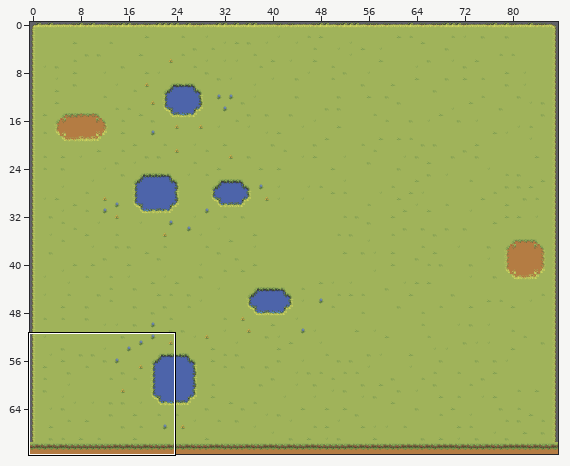
Level history. Tiled map (JSON): src/assets/tilemaps/generated/1-8.tmj. The first picture is a wide view before the edit; the outline marks the close-up.
Close-up. Before:
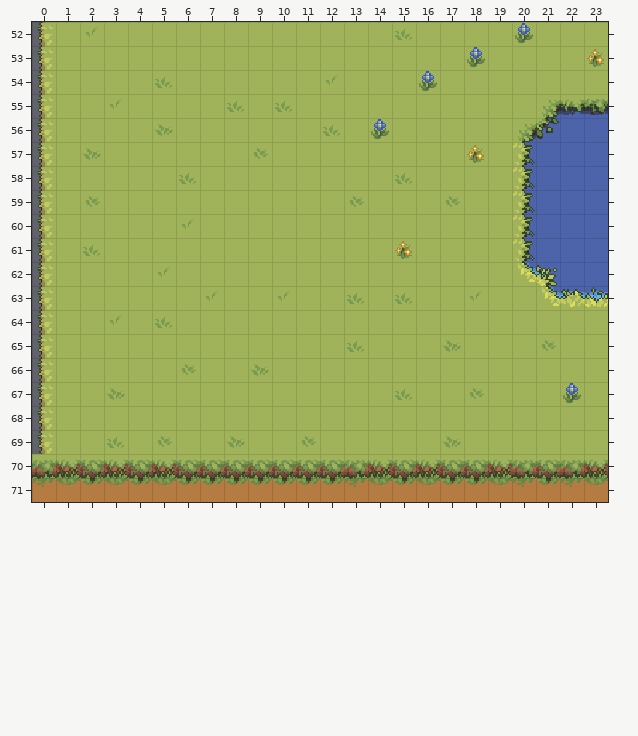
Cells are 16x16 px. Shown: x 0..23, y 52..71. The commit also changed other parts of the map, which this record leaves out.
Now the later version:
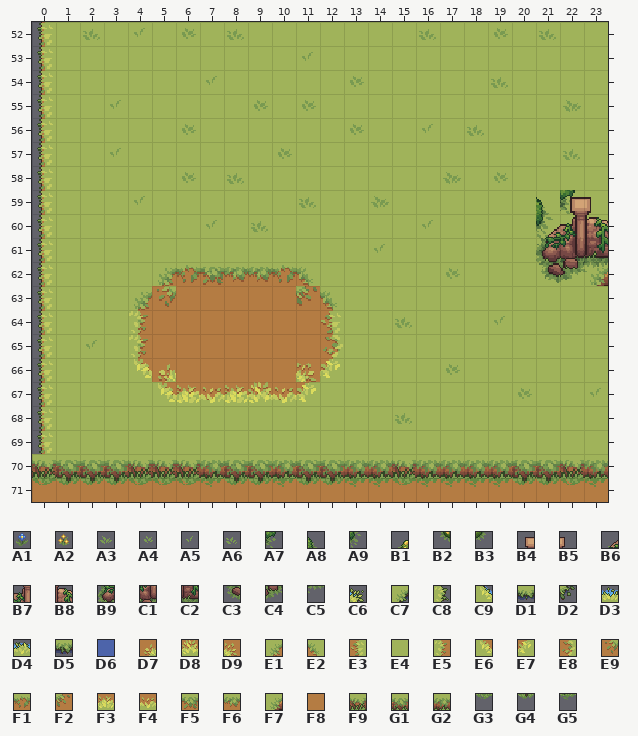
Key: from "Details": A1 120, A2 128, A3 156, A4 157, A5 160, A6 161; from "Trees_rocks": A7 121, A8 136, A9 152, B1 171, B2 187, B3 188, B4 438, B5 439, B6 453, B7 454, B8 455, B9 469, C1 470, C2 471, C3 485, C4 486, C5 487; from "Water_coasts": C6 43, C7 44, C8 82, C9 83, D1 120, D2 121, D3 158, D4 159, D5 198; from "Water_detilazation": D6 0; from "ground_grasss": D7 1, D8 2, D9 3, E1 4, E2 5, E3 54, E4 55, E5 56, E6 57, E7 58, E8 59, E9 107, F1 108, F2 109, F3 160, F4 161, F5 213, F6 214, F7 387, F8 433, F9 557, G1 558, G2 559, G3 610, G4 611, G5 612.
__ is an empty cell, ## one hidden under a higher layer.
Tiles replaced or removed in this view: A1, A2, A3, A4, A5, A6, C6, C7, C8, C9, D1, D2, D3, D4, D5, D6, E4, F9, G1, G2, G3, G4, G5.
Tiles of an added or newly shown layer are drawn over the layers below it.
Diff:
Changed rows in their new state; .. is an unchanged cell.
Layer "Base":
first column x 4:
55 .. .. .. .. .. .. .. .. .. .. .. .. .. .. .. .. .. E4 E4 E4
56 .. .. .. .. .. .. .. .. .. .. .. .. .. .. .. .. E4 E4 E4 E4
57 .. .. .. .. .. .. .. .. .. .. .. .. .. .. .. .. E4 E4 E4 E4
58 .. .. .. .. .. .. .. .. .. .. .. .. .. .. .. .. E4 E4 E4 E4
59 .. .. .. .. .. .. .. .. .. .. .. .. .. .. .. .. E4 E4 E4 ##
60 .. .. .. .. .. .. .. .. .. .. .. .. .. .. .. .. E4 E4 ## ##
61 .. .. .. .. .. .. .. .. .. .. .. .. .. .. .. .. E4 E4 ## ##
62 .. E1 F1 F5 F6 F6 F1 E2 .. .. .. .. .. .. .. .. E4 E4 E4 ##
63 E1 E9 F8 F8 F8 F8 F8 F2 E2 .. .. .. .. .. .. .. .. E4 E4 E4
64 E5 F8 F8 F8 F8 F8 F8 F8 E3 .. .. .. .. .. .. .. .. .. .. ..
65 E5 F8 F8 F8 F8 F8 F8 F8 E8 .. .. .. .. .. .. .. .. .. .. ..
66 E6 D7 F8 F8 F8 F8 F8 D9 E7 .. .. .. .. .. .. .. .. .. .. ..
67 .. E6 F3 F4 F3 D8 F4 E7 .. .. .. .. .. .. .. .. .. .. .. ..
Layer "Agua":
first column x 0:
52 .. .. A6 .. A5 .. A4 .. A6 .. .. .. .. .. .. __ A6 .. .. A4 __ A6 .. ..
53 .. .. .. .. .. .. .. .. .. .. .. A5 .. .. .. .. .. .. __ .. .. .. .. __
54 .. .. .. .. .. __ .. A5 .. .. .. .. __ A4 .. .. __ .. .. A6 .. .. .. ..
55 .. .. .. .. .. .. .. .. __ A4 __ A4 .. .. .. .. .. .. .. .. .. __ A3 __
56 .. .. .. .. .. __ A4 .. .. .. .. .. __ A4 __ .. A5 .. A6 .. __ __ .. ..
57 .. .. __ A5 .. .. .. .. .. __ A4 .. .. .. .. .. .. .. __ .. __ .. A6 ..
58 .. .. .. .. .. .. A4 .. A6 .. .. .. .. .. .. __ .. A3 .. A4 __ .. .. ..
59 .. .. __ .. A5 .. .. .. .. .. .. A6 .. __ A3 .. .. __ .. .. __ A8 A7 E4
60 .. .. .. .. .. .. __ A5 .. A6 .. .. .. .. .. .. A5 .. .. .. __ A9 E4 E4
61 .. .. __ .. .. .. .. .. .. .. .. .. .. .. A5 __ .. .. .. .. __ B1 .. ..
62 .. .. .. .. .. __ .. .. .. .. .. .. .. .. .. .. .. A4 .. .. __ B2 B3 F7
63 .. .. .. .. .. .. .. __ .. .. __ .. .. __ .. __ .. .. __ .. .. __ __ __
64 .. .. .. __ .. __ .. .. .. .. .. .. .. .. .. A6 .. .. .. A5 .. .. .. ..
65 .. .. A5 .. .. .. .. .. .. .. .. .. .. __ .. .. .. __ .. .. .. __ .. ..
66 .. .. .. .. .. .. __ .. .. __ .. .. .. .. .. .. .. A4 .. .. .. .. .. ..
67 .. .. .. __ .. .. .. .. .. .. .. .. .. .. .. __ .. .. __ .. A4 .. __ A5
68 .. .. .. .. .. .. .. .. .. .. .. .. .. .. .. A6 .. .. .. .. .. .. .. ..
69 .. .. .. __ .. __ .. .. __ .. .. __ .. .. .. .. .. __ .. .. .. .. .. ..
70 F9 G1 .. G1 F9 .. F9 G2 .. .. G2 .. .. .. G2 F9 G2 G2 G2 G2 G1 .. F9 G2
71 G3 G4 .. G4 G3 .. G3 G5 .. .. G5 .. .. .. G5 G3 G5 G5 G5 G5 G4 .. G3 G5
Layer "Deco" (added):
first column x 21:
59 .. B4 B5
60 B6 B7 B8
61 B9 C1 C2
62 C3 C4 C5
